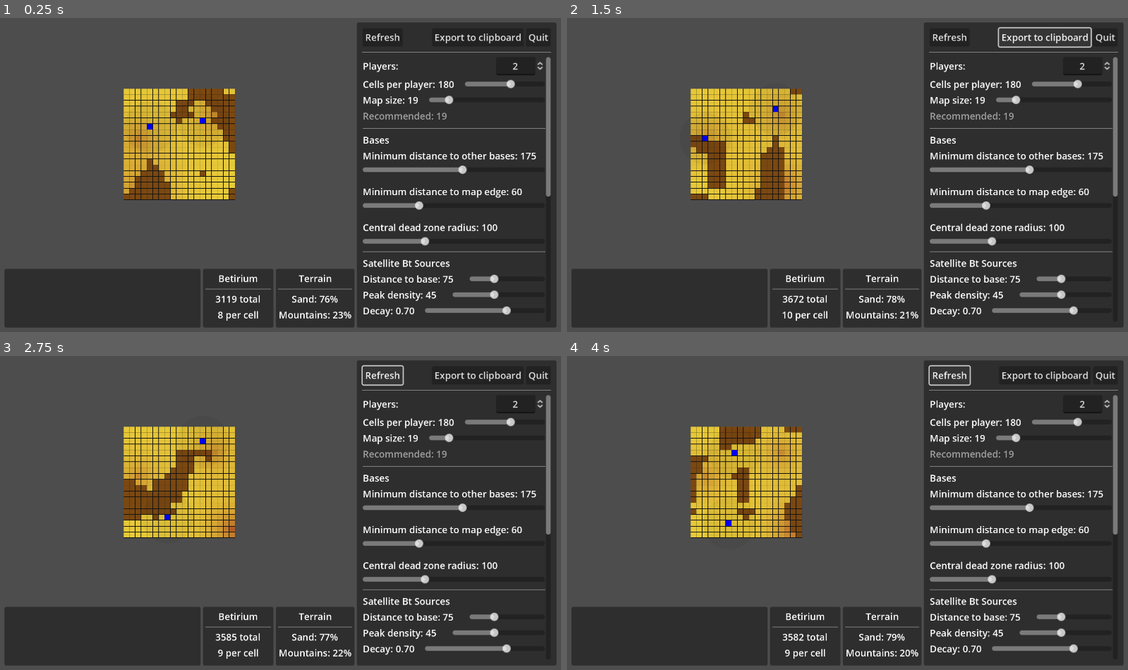
Above: before the commit, frames 1-4 (two rows, left to right).
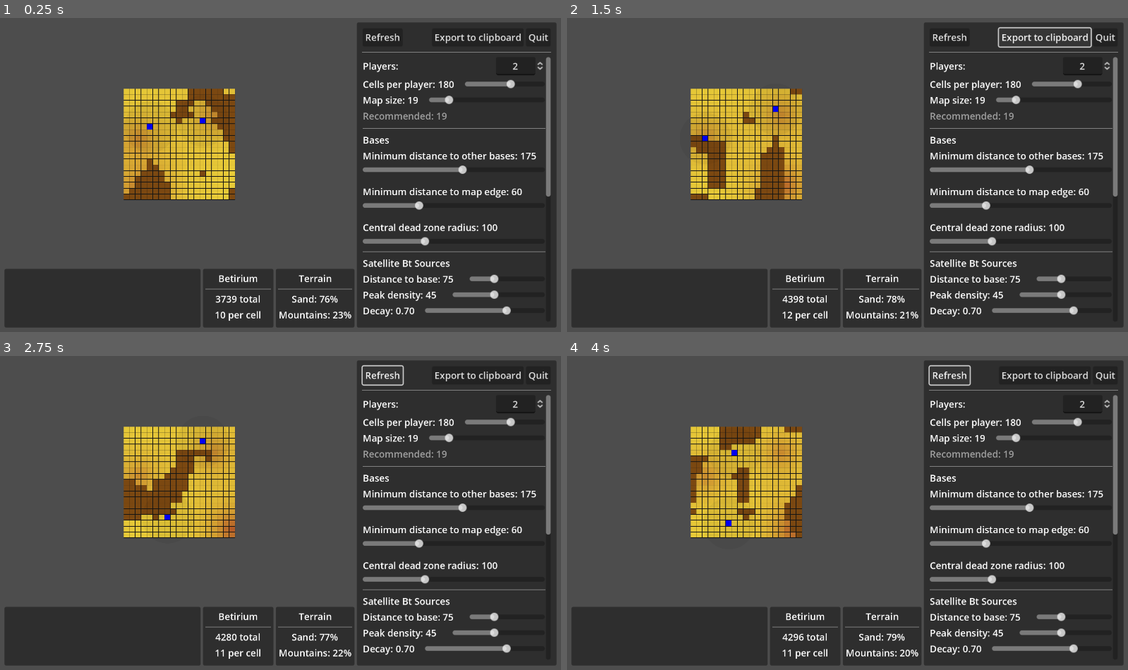
Above: after the commit, the same moments.

Repository: wadcom/kisarra-mapgen
Game: Godot game, scene res://main.tscn
The game is run twice, just before and just after one commit, with the same random seed, the same clock (stepped at 60 frames per second) and the same inputs.
Inputs:
- Up to frame 1 (0.25 s): no input
- Up to frame 2 (1.5 s): click "Refresh" at 0.5 s; click "Export to clipboard" at 1.25 s
- Up to frame 3 (2.75 s): click "Refresh" at 2 s
- Up to frame 4 (4 s): click "Export to clipboard" at 2.75 s; click "Refresh" at 3.5 s

The runs differ from the first frame. In frame 1, 0.1% of the frame differs, in the area x 38-47%, y 88-97%; in frame 2, less than 0.1%; in frame 3, 0.1%; in frame 4, 0.2%.

Commit message:
Properly calculate decay for satellite Bt sources
CELL_SIDE_KMS wasn't applied => decay was too rapid.

Diff:
--- a/map_area/map_area.gd
+++ b/map_area/map_area.gd
@@ -134,8 +134,14 @@
 
 
 func _bt_density_from_source(bt_source, p: Vector2i):
-	var d = bt_source.position.distance_to(p)
-	return bt_source.peak_density * pow(bt_source.decay_factor, d)
+	var radius = 10
+	var d = bt_source.position.distance_to(p) * _globals.CELL_SIDE_KMS
+
+	var f = 1.0
+	if d > radius:
+		f = pow(bt_source.decay_factor, (d - radius) / _globals.CELL_SIDE_KMS)
+
+	return bt_source.peak_density * f
 
 
 func _is_mountain(params, height_map, p: Vector2i):
